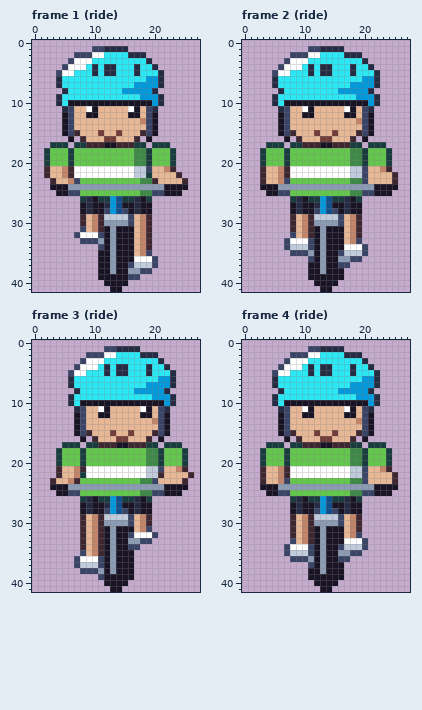
Pixel-art file, stored at art/hazards/cyclist@50.aseprite. Above: the version before the commit.
28x42 pixels, 4 frames. Shown: frame 1 (ride), frame 2 (ride), frame 3 (ride), frame 4 (ride).
After:
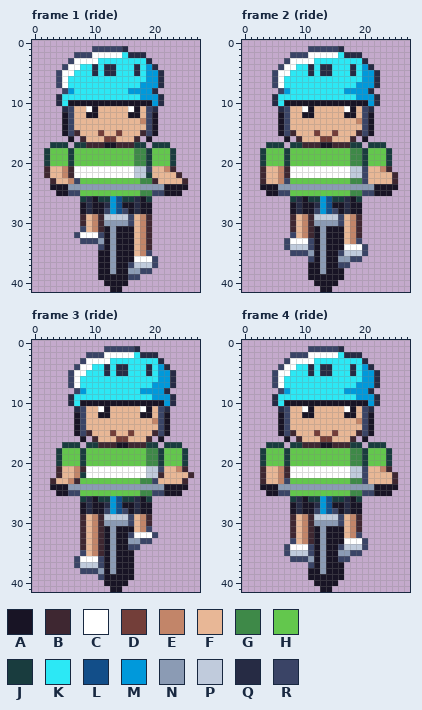
Palette (. is transparent): A #181425  B #3e2731  C #ffffff  D #733e39  E #c28569  F #e8b796  G #3e8948  H #63c74d  J #193c3e  K #2ce8f5  L #124e89  M #0099db  N #8b9bb4  P #c0cbdc  Q #262b44  R #3a4466
The edit:
Frame 1 (ride):
y 1: x 12..14 QQQ -> RRR
y 2: x 12..14 KKK -> CCC
y 3: x 10 K -> C
y 4: x 8 C -> K; x 19 K -> M
y 5: x 19..20 KK -> MM
y 6: x 4..5 QK -> RC
y 7: x 4..5 QK -> RC; x 17 M -> K
y 8: x 5..6 QK -> RM; x 15 M -> K
Frame 2 (ride):
y 1: x 13..15 QQQ -> RRR
y 2: x 13..15 KKK -> CCC
y 3: x 11 K -> C
y 4: x 9 C -> K; x 20 K -> M
y 5: x 20..21 KK -> MM
y 6: x 5..6 QK -> RC
y 7: x 5..6 QK -> RC; x 18 M -> K
y 8: x 6..7 QK -> RM; x 16 M -> K
Frame 3 (ride):
y 1: x 14..16 QQQ -> RRR
y 2: x 14..16 KKK -> CCC
y 3: x 12 K -> C
y 4: x 10 C -> K; x 21 K -> M
y 5: x 21..22 KK -> MM
y 6: x 6..7 QK -> RC
y 7: x 6..7 QK -> RC; x 19 M -> K
y 8: x 7..8 QK -> RM; x 17 M -> K
Frame 4 (ride): the same change as frame 2 (ride)
